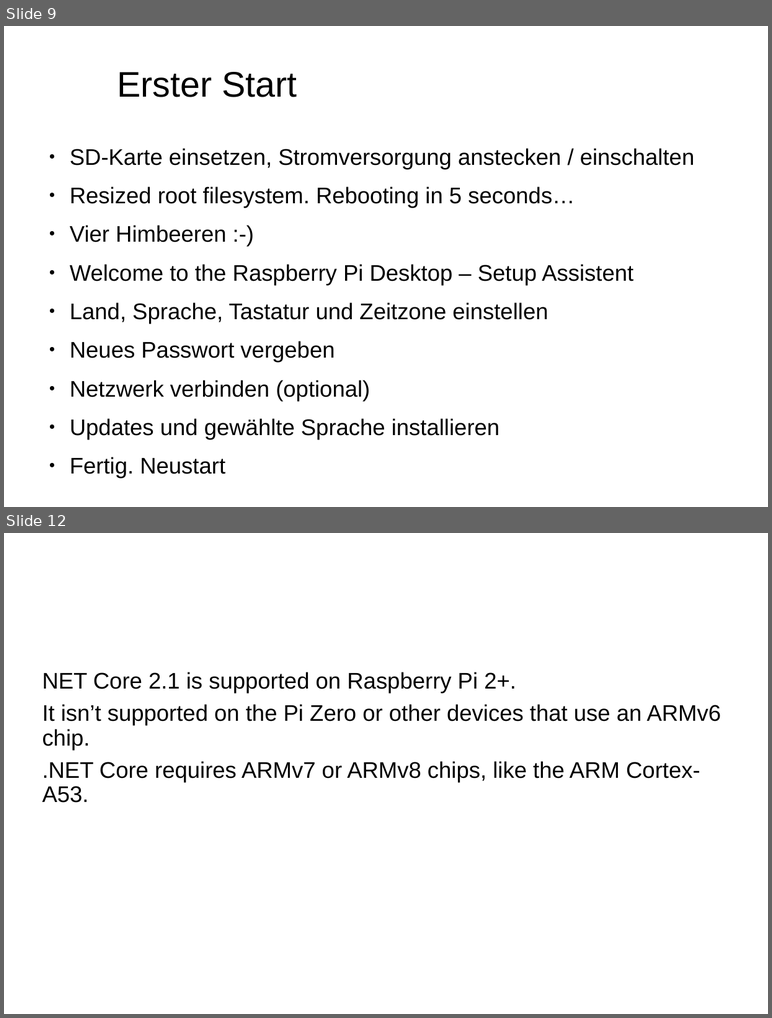
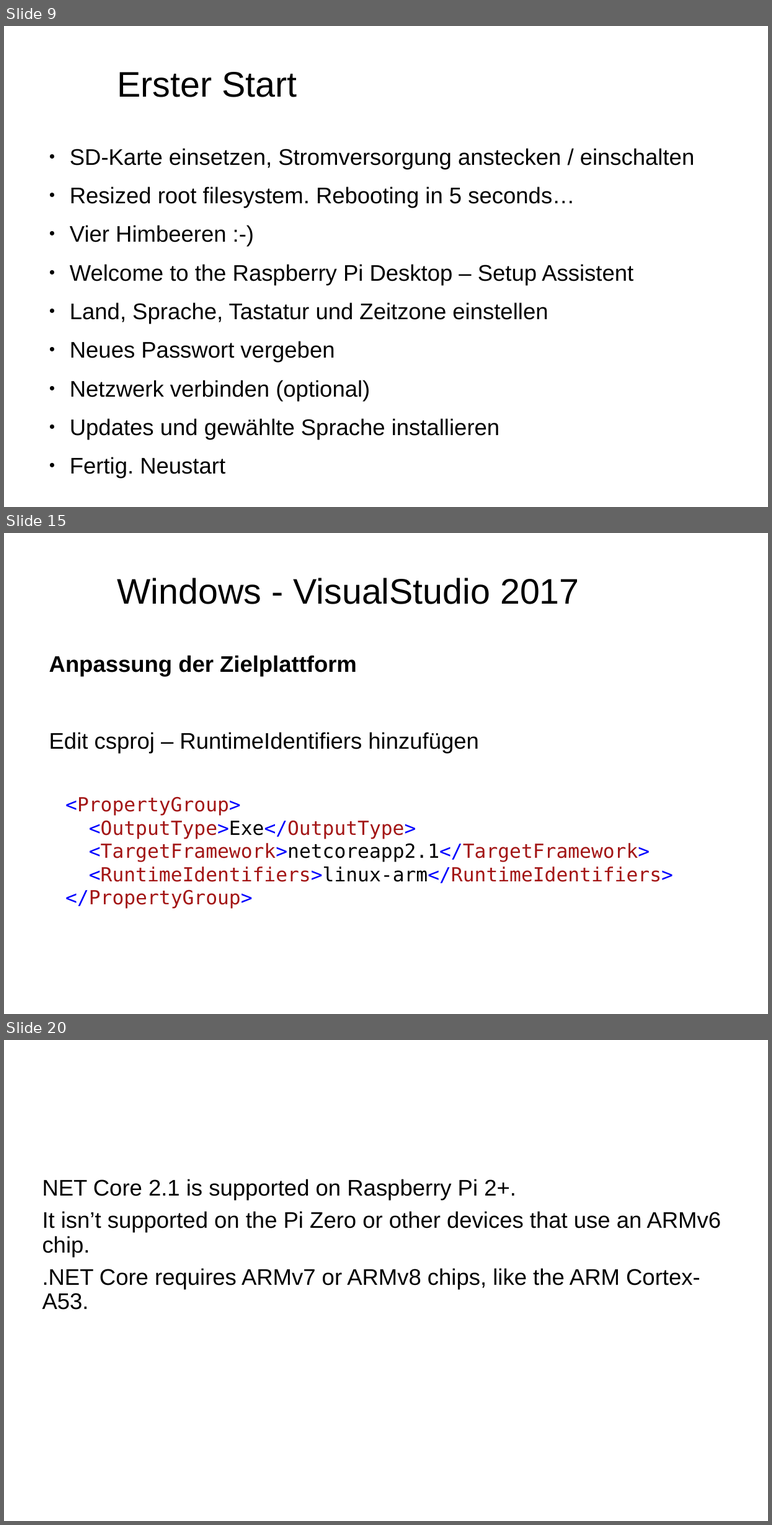
Before and after one commit to FrankPfattheicher/RaspiDotnet, a slide deck: Slides/RaspiDotnet.pptx. Shown one above the other, each under a label of ours: slides 9 and 12 before the commit, slides 9, 15 and 20 after it; the slides between them are not shown. The pictures are 772x1018 and 772x1525 pixels, drawn with LibreOffice and Linux fonts; fonts in the diff are those of the drawing; background and template pictures are left out. Boxes give left, top, right and bottom in pixels: in the first picture for what was removed or moved away, otherwise in the second. Text is boxed around its words. In the diff, an @@ line names an element or a change of style, - is before the commit and + after.

```diff
--- a/Slides/RaspiDotnet.pptx
+++ b/Slides/RaspiDotnet.pptx
@@ slide 15 added at (x1=4, y1=533, x2=768, y2=1014), background picture (left out) @@
@@ text added at (x1=117, y1=578, x2=579, y2=604), 44 pt, text #000000 @@
+Windows - VisualStudio 2017
@@ text added at (x1=49, y1=655, x2=673, y2=909), 24 pt, text #A31515 @@
+Anpassung der Zielplattform
+Edit csproj – RuntimeIdentifiers hinzufügen
+<PropertyGroup>
+<OutputType>Exe</OutputType>
+<TargetFramework>netcoreapp2.1</TargetFramework>
+<RuntimeIdentifiers>linux-arm</RuntimeIdentifiers>
+</PropertyGroup>
@@ what was slide 12 is now slide 20 @@
```
Also in this commit, not shown: 4 slides changed, 7 other slides added, 3 other files.
